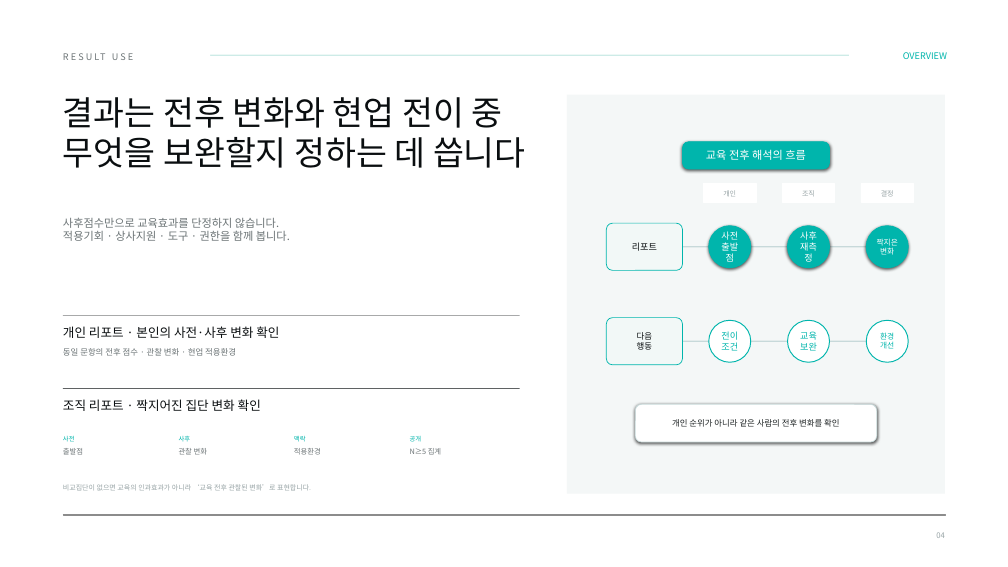
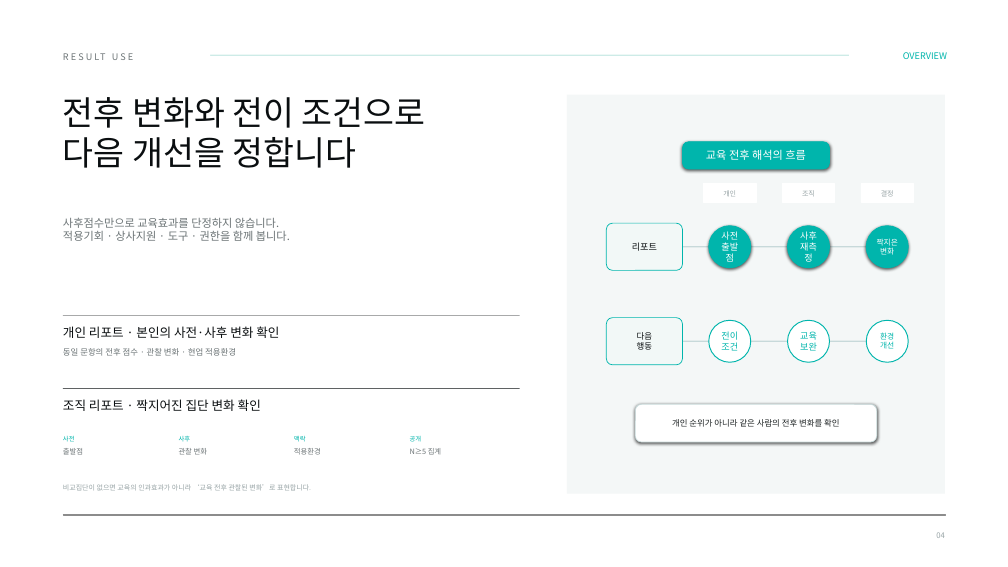
Before and after one commit to skytree96-cmyk/KMA_TAB_v2, a slide deck: slide 4 of docs/TAP_빠른사용가이드_v3.pptx. Drawn at 1008x567 pixels with LibreOffice and Linux fonts; fonts in the diff are those of the drawing; grey boxes stand for pictures. Boxes give left, top, right and bottom in pixels: in the first picture for what was removed or moved away, otherwise in the second. Text is boxed around its words. In the diff, an @@ line names an element or a change of style, - is before the commit and + after.

```diff
--- a/docs/TAP_빠른사용가이드_v3.pptx
+++ b/docs/TAP_빠른사용가이드_v3.pptx
@@ text at <box>63,97,426,168</box>: text changed @@
-결과는 전후 변화와 현업 전이 중
-무엇을 보완할지 정하는 데 씁니다
+전후 변화와 전이 조건으로
+다음 개선을 정합니다
```
Also in this commit, not shown: 7 other slides changed, 14 other files.
